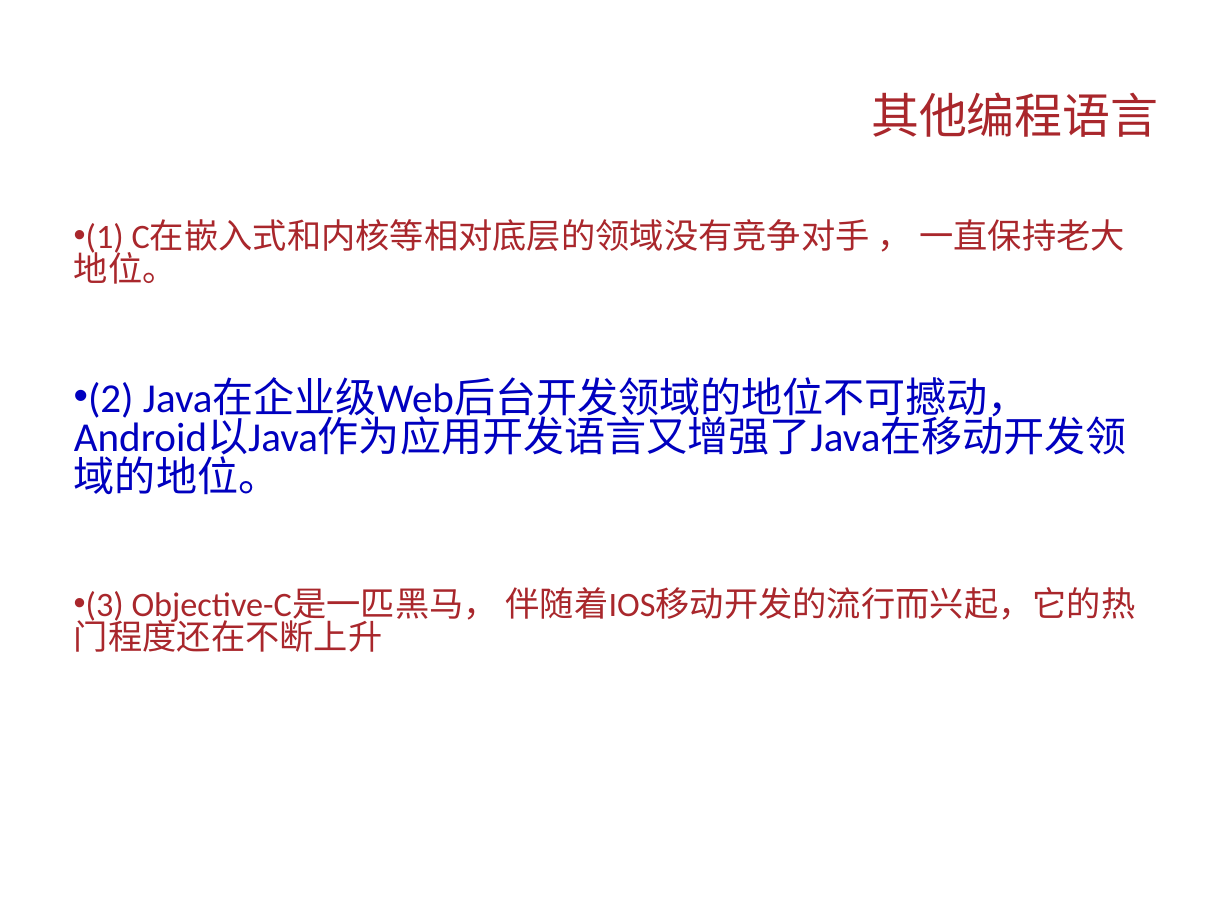
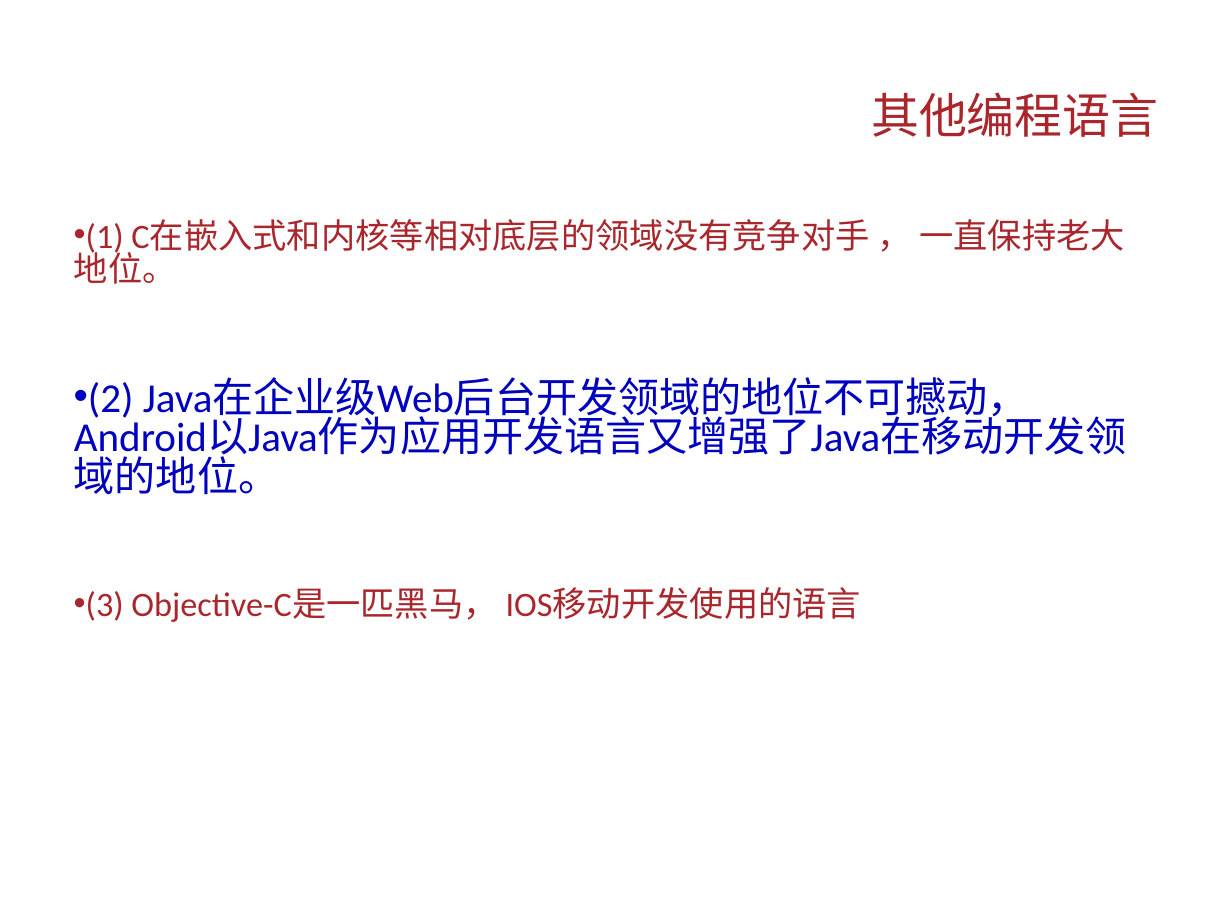
Before and after one commit to Changhe160/Changhe160.github.io, a slide deck: slide 38 of teachingRes/Cplusplus/unit13C++编程杂谈.ppt. Drawn at 1232x924 pixels with LibreOffice and Linux fonts; fonts in the diff are those of the drawing; background and template pictures are left out. Boxes give left, top, right and bottom in pixels: in the first picture for what was removed or moved away, otherwise in the second. Text is boxed around its words. In the diff, an @@ line names an element or a change of style, - is before the commit and + after.

```diff
--- a/teachingRes/Cplusplus/unit13C++编程杂谈.ppt
+++ b/teachingRes/Cplusplus/unit13C++编程杂谈.ppt
@@ text at box(86, 588, 862, 622): text changed @@
-• (3) Objective-C是一匹黑马， 伴随着IOS移动开发的流行而兴起，它的热门程度还在不断上升
+• (3) Objective-C是一匹黑马， IOS移动开发使用的语言
```
Also in this commit, not shown: 3 other slides changed, 1 other file.
